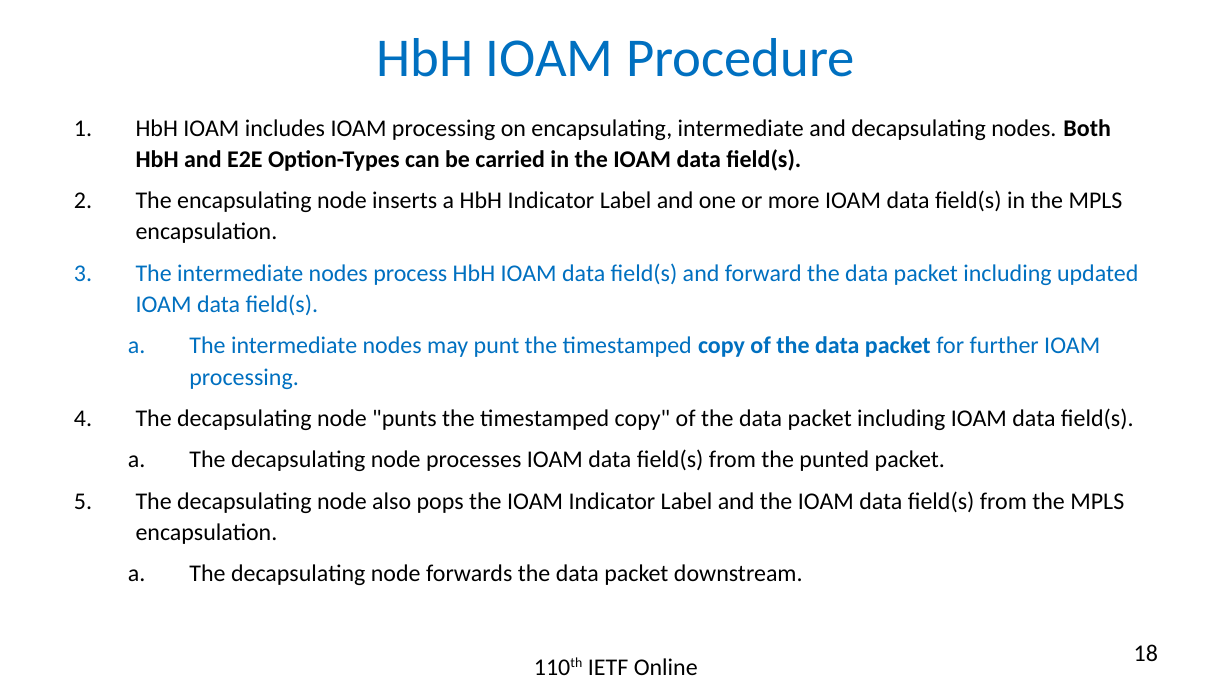
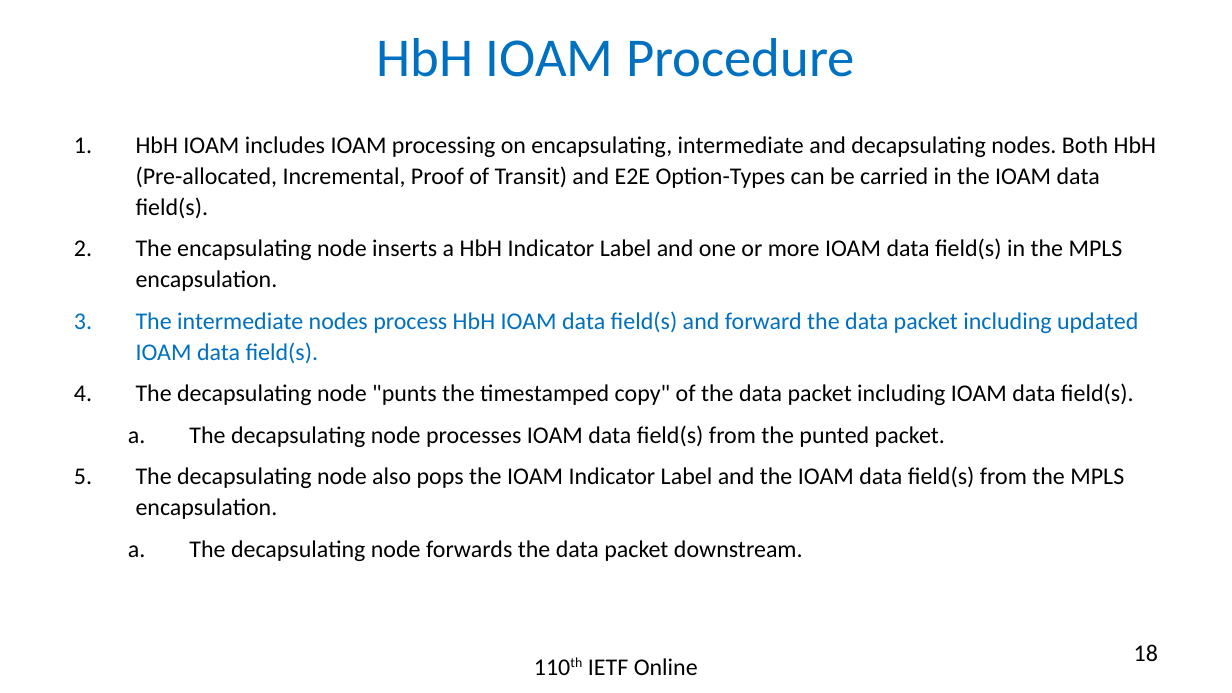
Before and after one commit to rakgandhi/ietf-slides, a slide deck: slide 18 of draft-gandhi-mpls-ioam-sr-06.pptx. Drawn at 1232x693 pixels with LibreOffice and Linux fonts; fonts in the diff are those of the drawing. Boxes give left, top, right and bottom in pixels: in the first picture for what was removed or moved away, otherwise in the second. Text is boxed around its words. In the diff, an @@ line names an element or a change of style, - is before the commit and + after.

```diff
--- a/draft-gandhi-mpls-ioam-sr-06.pptx
+++ b/draft-gandhi-mpls-ioam-sr-06.pptx
@@ text "HbH IOAM includes IOAM processing ...": place and size @@
-text "HbH IOAM includes IOAM processing ..." at (136,119,1138,585)
+text "HbH IOAM includes IOAM processing ..." at (136,136,1156,561)
@@ text at (136,136,1156,218): text changed @@
-1. HbH IOAM includes IOAM processing on encapsulating, intermediate and decapsulating nodes. Both HbH and E2E Option-Types can be carried in the IOAM data field(s).
+1. HbH IOAM includes IOAM processing on encapsulating, intermediate and decapsulating nodes. Both HbH (Pre-allocated, Incremental, Proof of Transit) and E2E Option-Types can be carried in the IOAM data field(s).
@@ text at (189,336,1100,389): paragraph removed @@
-  a. The intermediate nodes may punt the timestamped copy of the data packet for further IOAM processing.
```
Also in this commit, not shown: 5 other slides changed, 4 slides removed, 1 other file.
